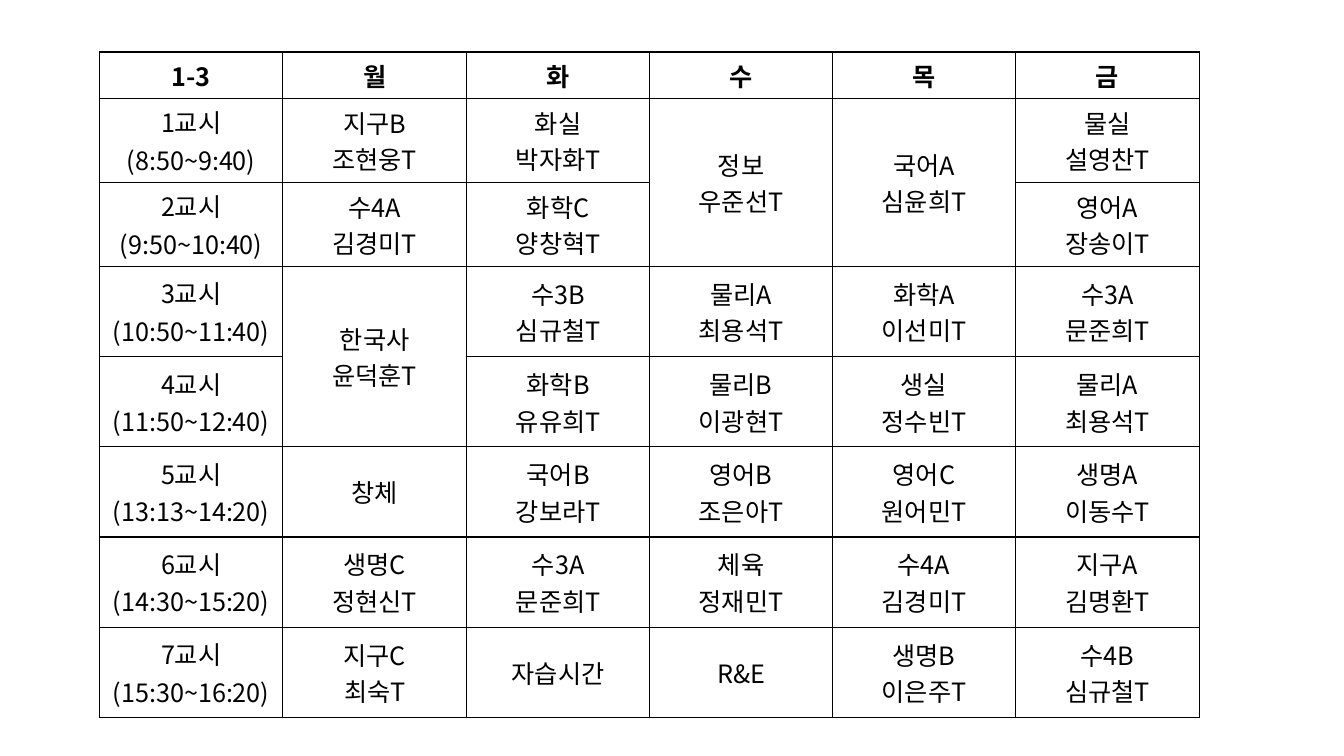
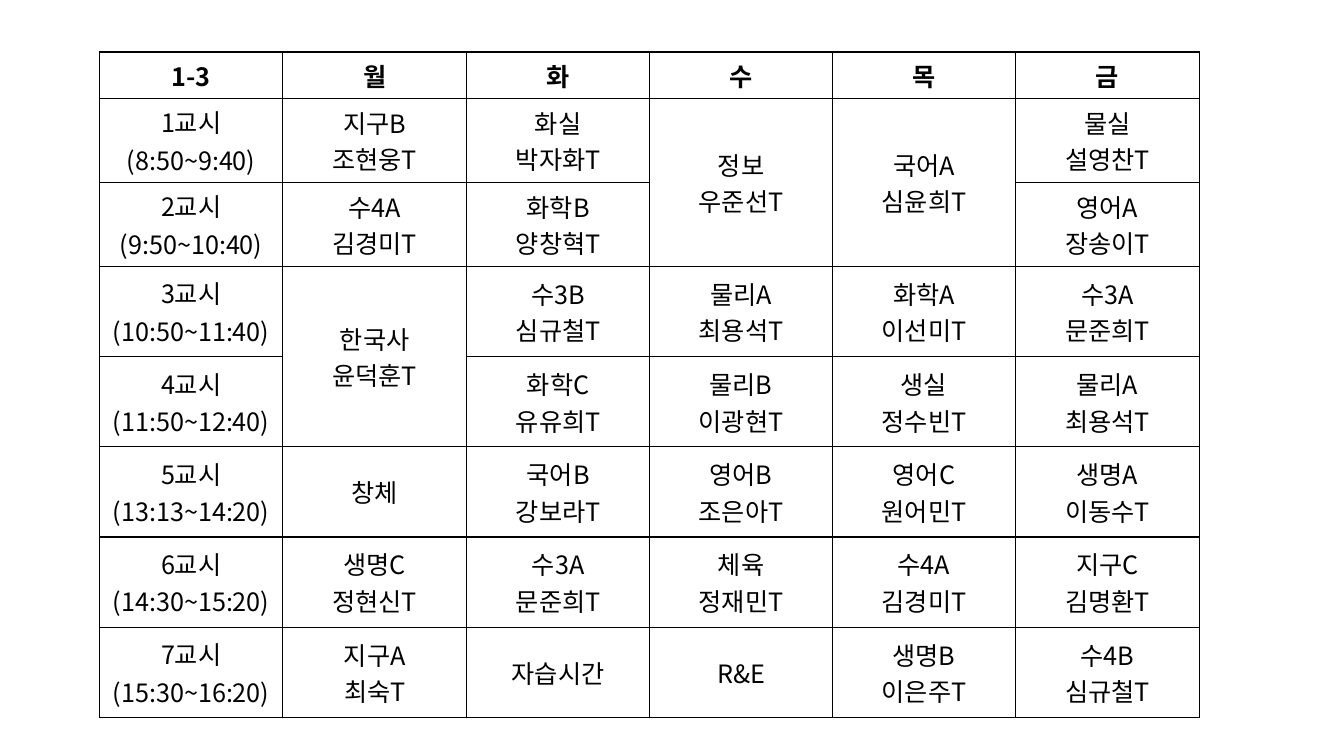
Before and after one commit to SaltCaramel/GSA2022RNE, a slide deck: slide 3 of Website/front/알앤이 시간표.pptx. Drawn at 1344x756 pixels with LibreOffice and Linux fonts; fonts in the diff are those of the drawing. Boxes give left, top, right and bottom in pixels: in the first picture for what was removed or moved away, otherwise in the second. Text is boxed around its words. In the diff, an @@ line names an element or a change of style, - is before the commit and + after.

```diff
--- a/Website/front/알앤이 시간표.pptx
+++ b/Website/front/알앤이 시간표.pptx
@@ table at <box>100,52,1198,711</box> @@
-row 3, column 3: 화학C / 양창혁T
+row 3, column 3: 화학B / 양창혁T
-row 5, column 3: 화학B / 유유희T
+row 5, column 3: 화학C / 유유희T
-row 7, column 6: 지구A / 김명환T
+row 7, column 6: 지구C / 김명환T
-row 8, column 2: 지구C / 최숙T
+row 8, column 2: 지구A / 최숙T
```
Also in this commit, not shown: 5 other slides changed, 14 other files.
